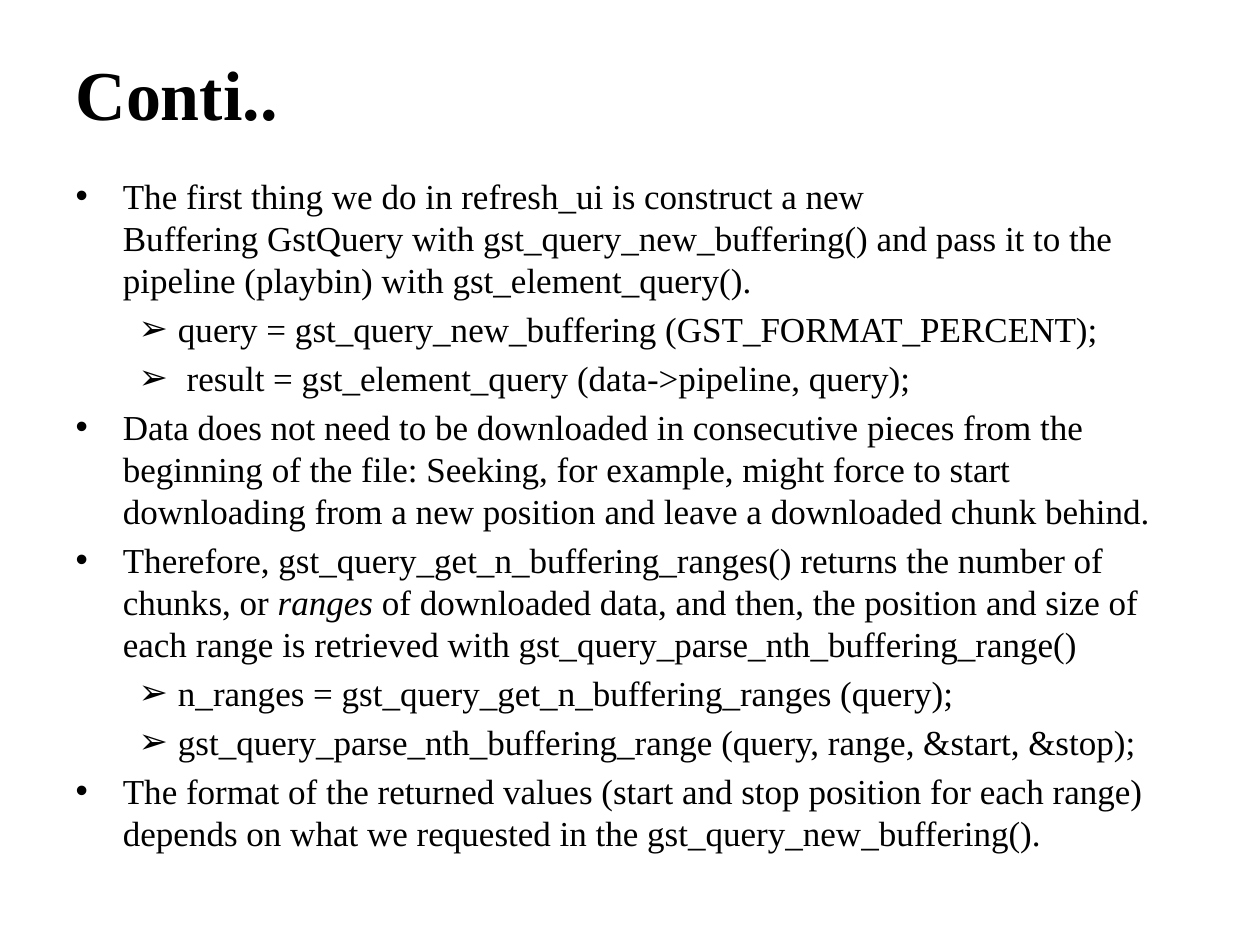
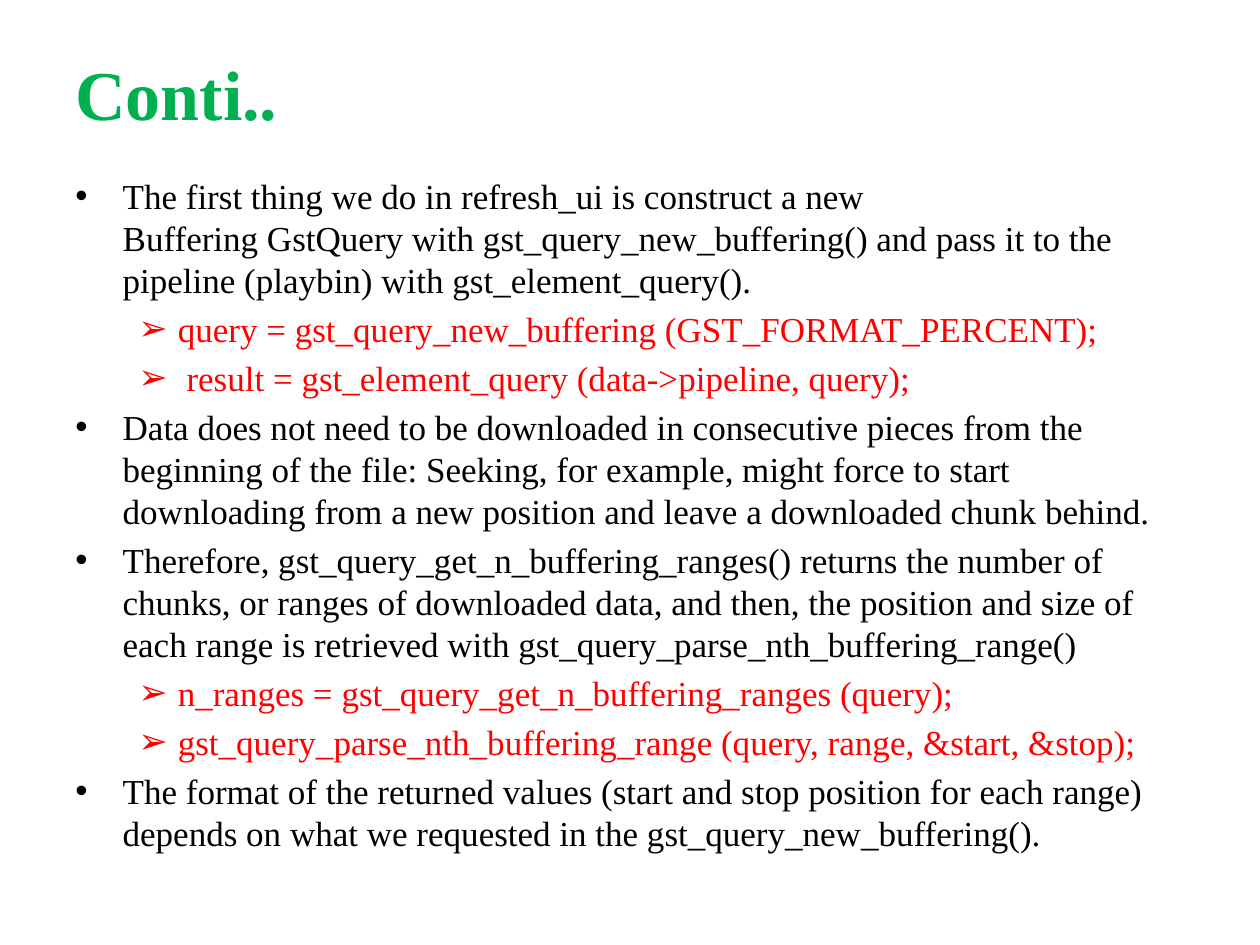
Before and after one commit to shashikala-katthi/TSHtraining, a slide deck: slide 24 of Video/Docs/Gstreamer.pptx (slide 17 before the commit). Drawn at 1260x945 pixels with LibreOffice and Linux fonts; fonts in the diff are those of the drawing. Boxes give left, top, right and bottom in pixels: in the first picture for what was removed or moved away, otherwise in the second. Text is boxed around its words. In the diff, an @@ line names an element or a change of style, - is before the commit and + after.

```diff
--- a/Video/Docs/Gstreamer.pptx
+++ b/Video/Docs/Gstreamer.pptx
@@ text "Conti.." at (75,71,277,121): text colour #000000 to #00B050 @@
@@ text "The first thing we do ..." at (123,184,1149,853): text colour #000000 to #FF0000 in "query = gst_query_new_buffering (GST_FORMAT_PERCENT);", "result = gst_element_query (data->pipeline, query);", "n_ranges = gst_query_get_n_buffering_ranges (query);", "gst_query_parse_nth_buffering_range (query, range, &start, & ..."; italic off in "ranges"; indent changed @@
```
Also in this commit, not shown: 19 other slides changed, 7 slides added.
